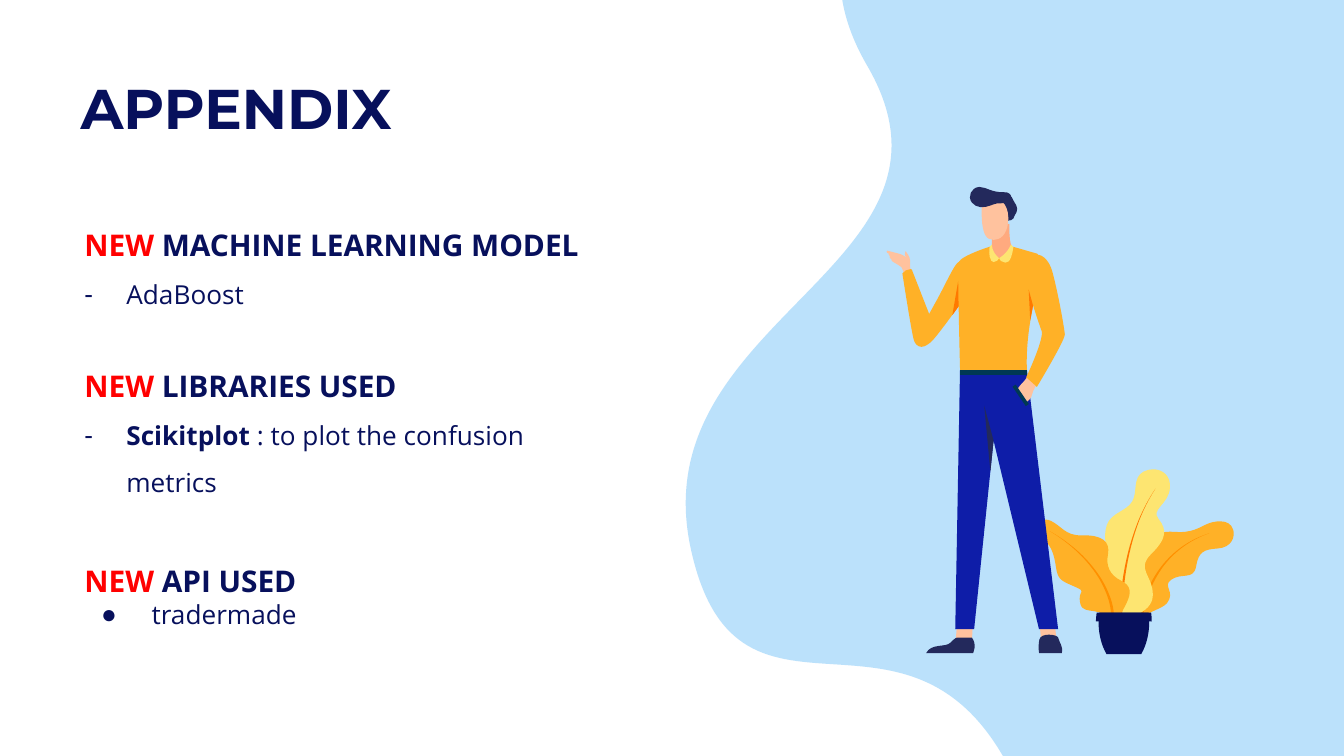
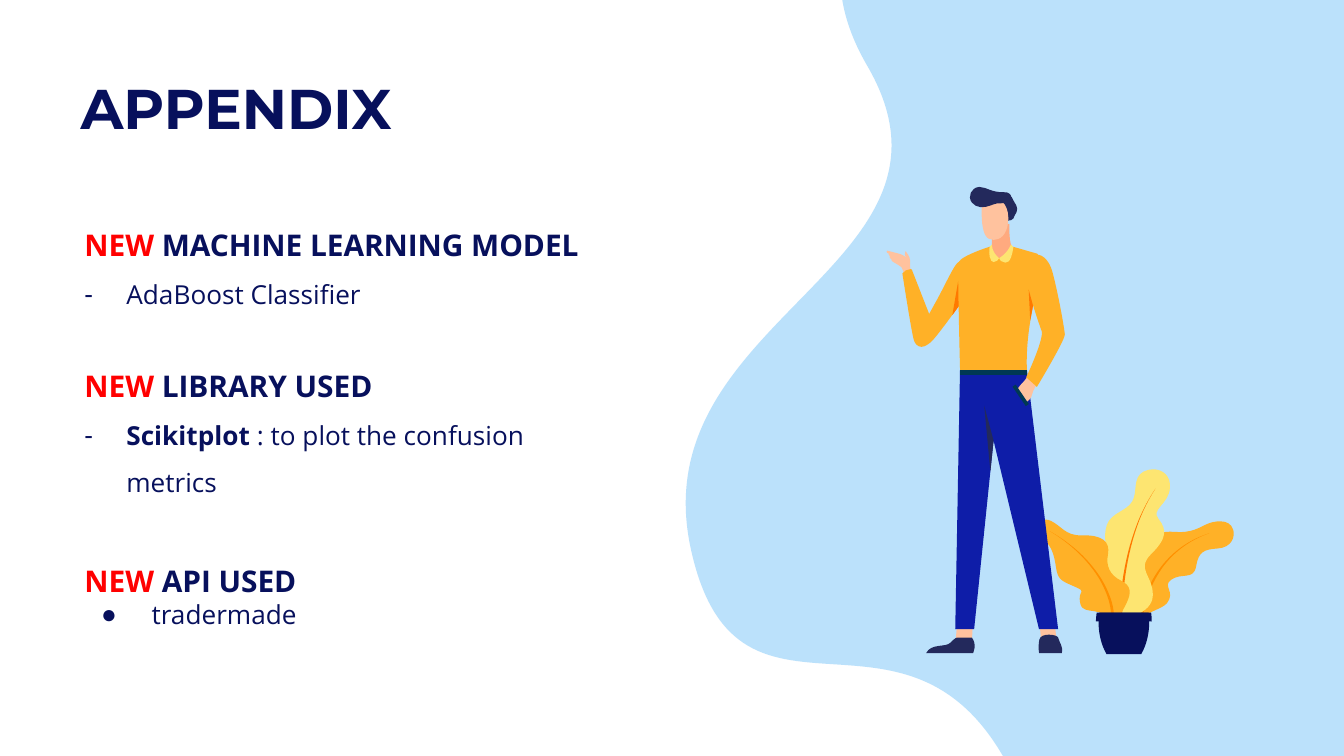
Before and after one commit to muhasenulhaque/Project-2-Machine-Learning-and-Algo-Trading, a slide deck: slide 27 of Presentation/FX_Master_Project_Presentation.pptx. Drawn at 1344x756 pixels with LibreOffice and Linux fonts; fonts in the diff are those of the drawing. Boxes give left, top, right and bottom in pixels: in the first picture for what was removed or moved away, otherwise in the second. Text is boxed around its words. In the diff, an @@ line names an element or a change of style, - is before the commit and + after.

```diff
--- a/Presentation/FX_Master_Project_Presentation.pptx
+++ b/Presentation/FX_Master_Project_Presentation.pptx
@@ subtitle at box(84, 284, 373, 398): text changed; size 16 to 14 pt; bold off @@
-– AdaBoost
-NEW LIBRARIES USED
+– AdaBoost Classifier
+NEW LIBRARY USED
```
Also in this commit, not shown: 3 other slides changed, 31 other files.
